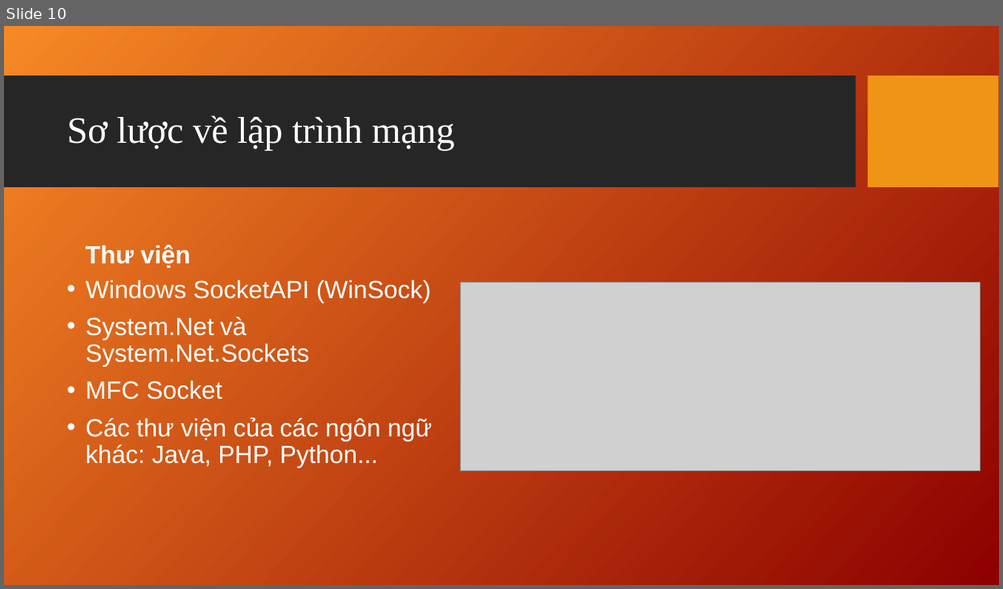
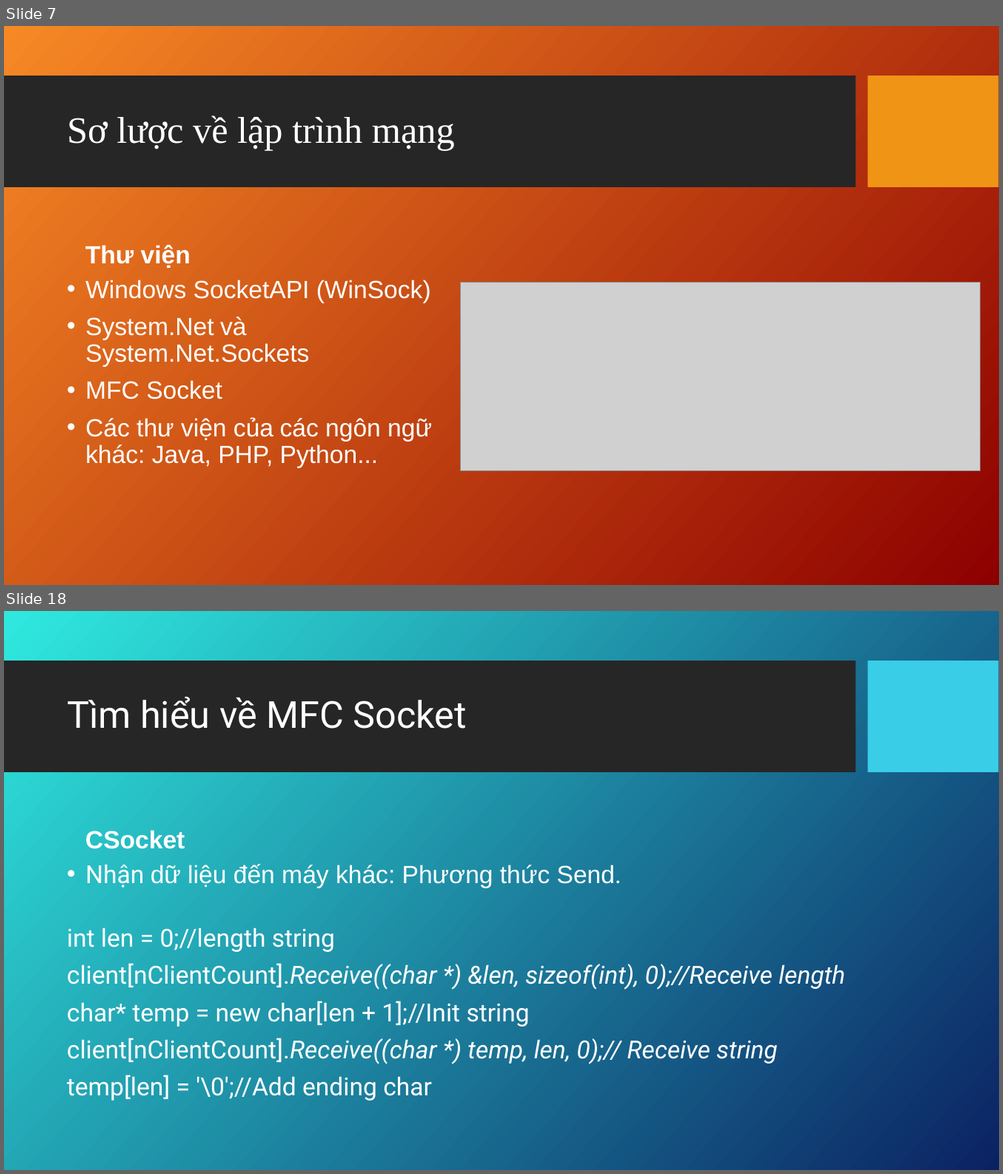
Before and after one commit to bahao247/ChattingApp, a slide deck: Documents/Socket_Connect_Presentation_TuanNA_2142.ppt. Shown one above the other, each under a label of ours: slide 10 before the commit, slides 7 and 18 after it; the slides between them are not shown. The pictures are 1003x589 and 1003x1174 pixels, drawn with LibreOffice and Linux fonts; fonts in the diff are those of the drawing; grey boxes stand for pictures; background and template pictures are left out. Boxes give left, top, right and bottom in pixels: in the first picture for what was removed or moved away, otherwise in the second. Text is boxed around its words. In the diff, an @@ line names an element or a change of style, - is before the commit and + after.

```diff
--- a/Documents/Socket_Connect_Presentation_TuanNA_2142.ppt
+++ b/Documents/Socket_Connect_Presentation_TuanNA_2142.ppt
@@ slide 18 added at (x1=4, y1=611, x2=999, y2=1170), background picture (left out); not listed: 1 template element that a slide beside it also shows @@
@@ rectangle added at (x1=868, y1=661, x2=998, y2=773), fill #39CDE7 @@
@@ title added at (x1=67, y1=696, x2=466, y2=729), 36 pt, text #FFFFFF @@
+Tìm hiểu về MFC Socket
@@ text added at (x1=85, y1=830, x2=185, y2=849), 24 pt, text #FFFFFF, bold @@
+CSocket
@@ text added at (x1=67, y1=864, x2=845, y2=1101), 24 pt, text #FFFFFF @@
+• Nhận dữ liệu đến máy khác: Phương thức Send.
+int len = 0;//length string
+client[nClientCount].Receive((char *) &len, sizeof(int), 0);//Receive length
+char* temp = new char[len + 1];//Init string
+client[nClientCount].Receive((char *) temp, len, 0);// Receive string
+temp[len] = '\0';//Add ending char
@@ what was slide 10 is now slide 7 @@
```
Also in this commit, not shown: 15 other slides added, 13 slides removed, 3 other files.
